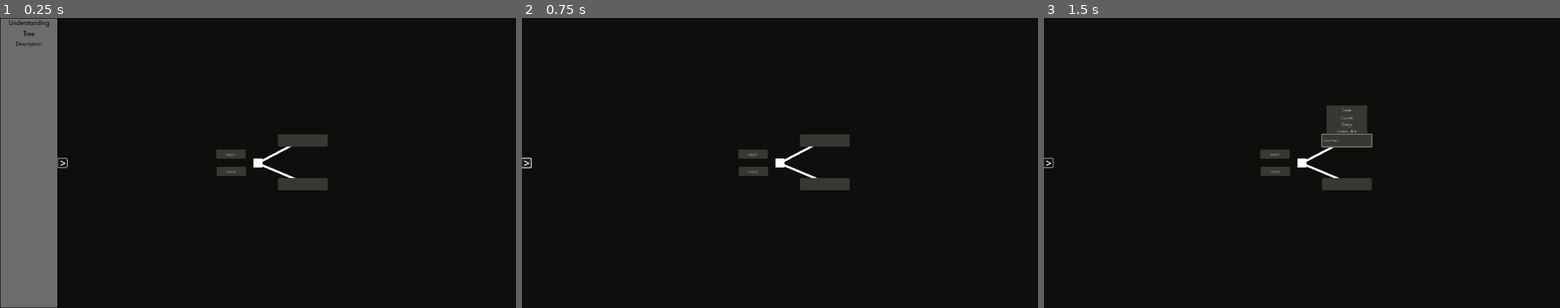
Above: before the commit, frames 1-3 (left to right).
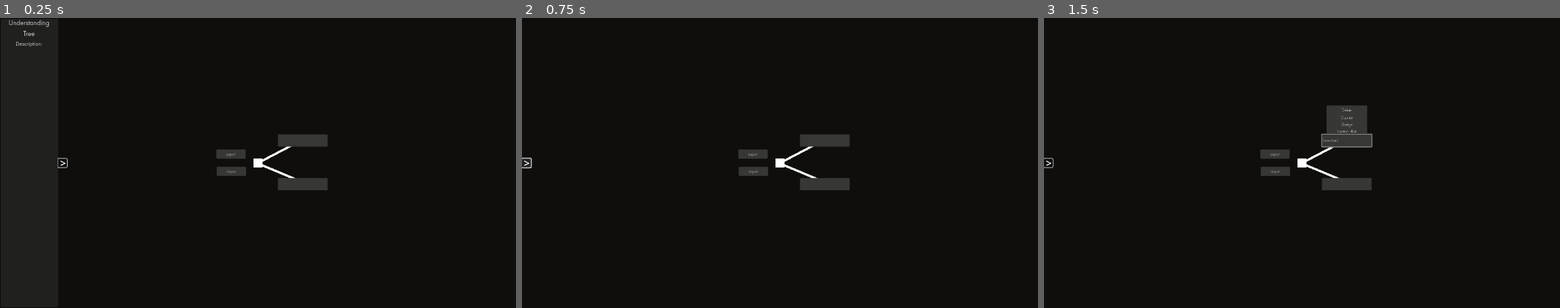
Above: after the commit, the same moments.

Repository: eqgy/understandingtree
Game: Godot game, scene res://understanding tree.tscn
Two runs of this game, one before a commit and one after it. Both use one fixed random seed, a clock stepped at 60 frames per second and the inputs below.
Inputs (mouse positions are in pixels of both pictures, inside the frame that each line leads up to):
- Up to frame 1 (0.25 s): no input
- Up to frame 2 (0.75 s): click (583, 163) at 0.5 s
- Up to frame 3 (1.5 s): click (1348, 139) at 1.25 s

The runs differ from the first frame. In frame 1, 11% of the frame differs, in the area x 0-12%, y 0-100%; in frame 2, nothing differs; in frame 3, nothing differs.

Commit message:
what did i even change

Diff:
--- a/application iterations/iteration 1/a_node.gd
+++ b/application iterations/iteration 1/a_node.gd
@@ -29,11 +29,11 @@
 	problem_leaf.text = p
 	solution_leaf.text = s
 	if p == "":
-		problem_leaf.visible = false
+		problem_leaf.visible = true
 	else:
 		problem_leaf.visible = true
 	if s == "":
-		solution_leaf.visible = false
+		solution_leaf.visible = true
 	else:
 		solution_leaf.visible = true
 
--- a/application iterations/iteration 1/sidebar.gd
+++ b/application iterations/iteration 1/sidebar.gd
@@ -2,6 +2,7 @@
 
 @onready var menu = $MarginContainer/HBoxContainer/VBoxContainer
 @onready var panel = $MarginContainer/Panel
+signal airun
 
 func _ready():
 	menu.visible = true
@@ -11,3 +12,14 @@
 	var wasClosed = menu.visible == false
 	panel.visible = wasClosed
 	menu.visible = wasClosed
+
+
+func _on_ai_pressed():
+	var output = []
+	var path = "res://data/mouse in the house.txt"
+	var file = FileAccess.open(path, FileAccess.READ)
+	var content = file.get_as_text().strip_escapes()
+	var cmd = "ollama run deepseek-r1 " + "'the following content is data from a file. each line of the data contains information about a node. Each node contains a problem and solution, and the data of these problems and solutions is denoted by [p] and [s], respectively. These nodes form a tree, the understanding tree. the first number is the id of the parent node, the second is the id of the note, and the third is the type of node as it relates to the parent node (0 is that it is the first node in the sequence, 1 is that it is the expansion of a problem, 2 is that it is the expansion of a solution, 3 is the diverging of a problem, 4 is the diverging of a solution, and 5 is a counterargument of the previous node). ids, problems and solutions are seperated via this character: |. do you understand the file? respond w a yes or no"+ content + "'"
+	print(cmd)
+	var exit_code = OS.execute("cmd.exe", ["/c", "cmd"], output)
+	print(output)
--- a/application iterations/iteration 1/sidebar.tscn
+++ b/application iterations/iteration 1/sidebar.tscn
@@ -6,10 +6,10 @@
 [sub_resource type="StyleBoxEmpty" id="StyleBoxEmpty_bj12d"]
 
 [sub_resource type="StyleBoxFlat" id="StyleBoxFlat_b6c07"]
-bg_color = Color(0.41622, 0.428377, 0.410215, 1)
+content_margin_left = 2.0
+bg_color = Color(0.126336, 0.131603, 0.123731, 1)
 border_width_left = 1
 border_width_top = 1
-border_width_right = 2
 border_width_bottom = 1
 border_color = Color(0, 0, 0, 1)
 
@@ -58,7 +58,6 @@
 [node name="Label" type="Label" parent="MarginContainer/HBoxContainer/VBoxContainer"]
 layout_mode = 2
 theme = ExtResource("1_unxxk")
-theme_override_colors/font_color = Color(0, 0, 0, 1)
 text = "Understanding
 Tree"
 horizontal_alignment = 1
@@ -66,7 +65,6 @@
 [node name="Label2" type="Label" parent="MarginContainer/HBoxContainer/VBoxContainer"]
 layout_mode = 2
 theme = ExtResource("1_unxxk")
-theme_override_colors/font_color = Color(0, 0, 0, 1)
 theme_override_font_sizes/font_size = 13
 text = "Description:
 "
@@ -81,6 +79,21 @@
 layout_mode = 2
 theme_override_colors/font_color = Color(0, 0, 0, 1)
 theme_override_font_sizes/font_size = 13
+
+[node name="Buttons" type="MarginContainer" parent="MarginContainer/HBoxContainer/VBoxContainer"]
+visible = false
+layout_mode = 2
+size_flags_vertical = 10
+theme_override_constants/margin_left = 5
+theme_override_constants/margin_top = 5
+theme_override_constants/margin_right = 5
+theme_override_constants/margin_bottom = 5
+
+[node name="Button" type="Button" parent="MarginContainer/HBoxContainer/VBoxContainer/Buttons"]
+layout_mode = 2
+theme = ExtResource("1_unxxk")
+theme_override_font_sizes/font_size = 16
+text = "ai suggestions"
 
 [node name="VBoxContainer2" type="VBoxContainer" parent="MarginContainer/HBoxContainer"]
 layout_mode = 2
@@ -110,4 +123,5 @@
 text = " >"
 horizontal_alignment = 1
 
+[connection signal="pressed" from="MarginContainer/HBoxContainer/VBoxContainer/Buttons/Button" to="." method="_on_ai_pressed"]
 [connection signal="pressed" from="MarginContainer/HBoxContainer/VBoxContainer2/Panel/Button" to="." method="_on_button_pressed"]
